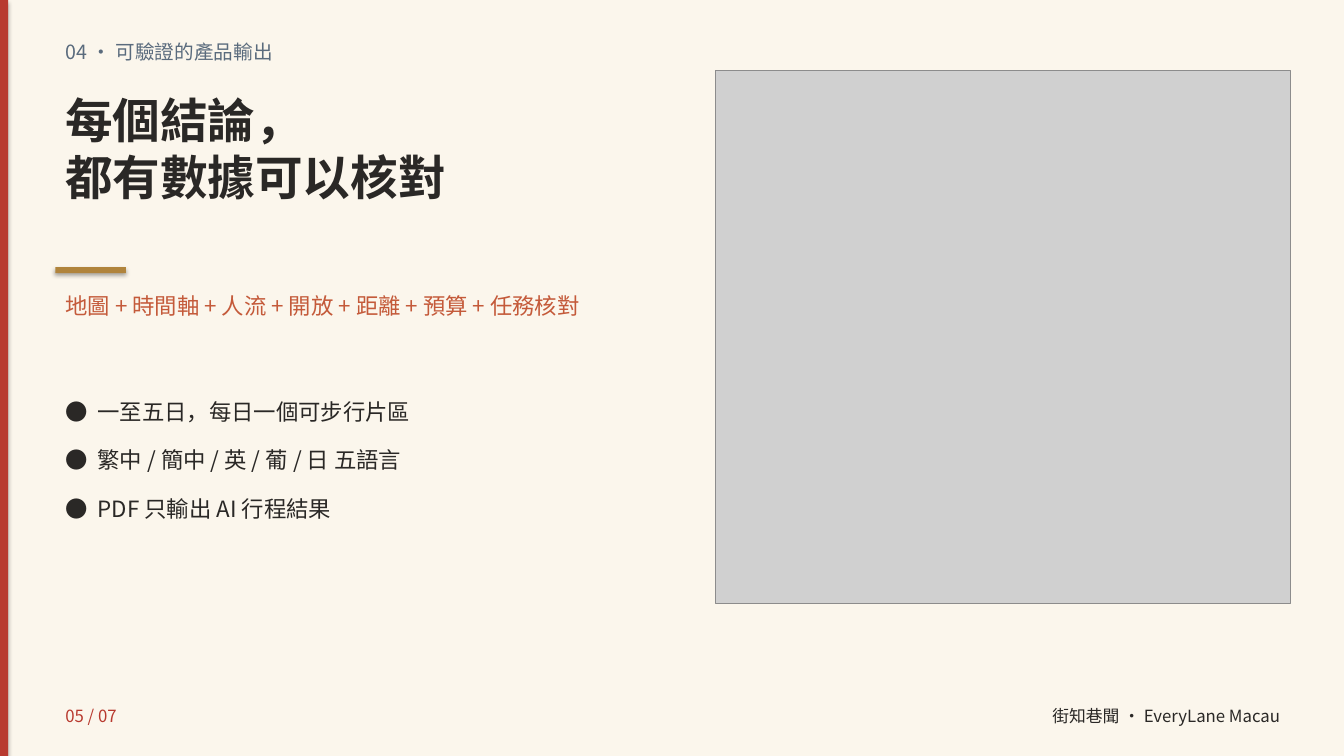
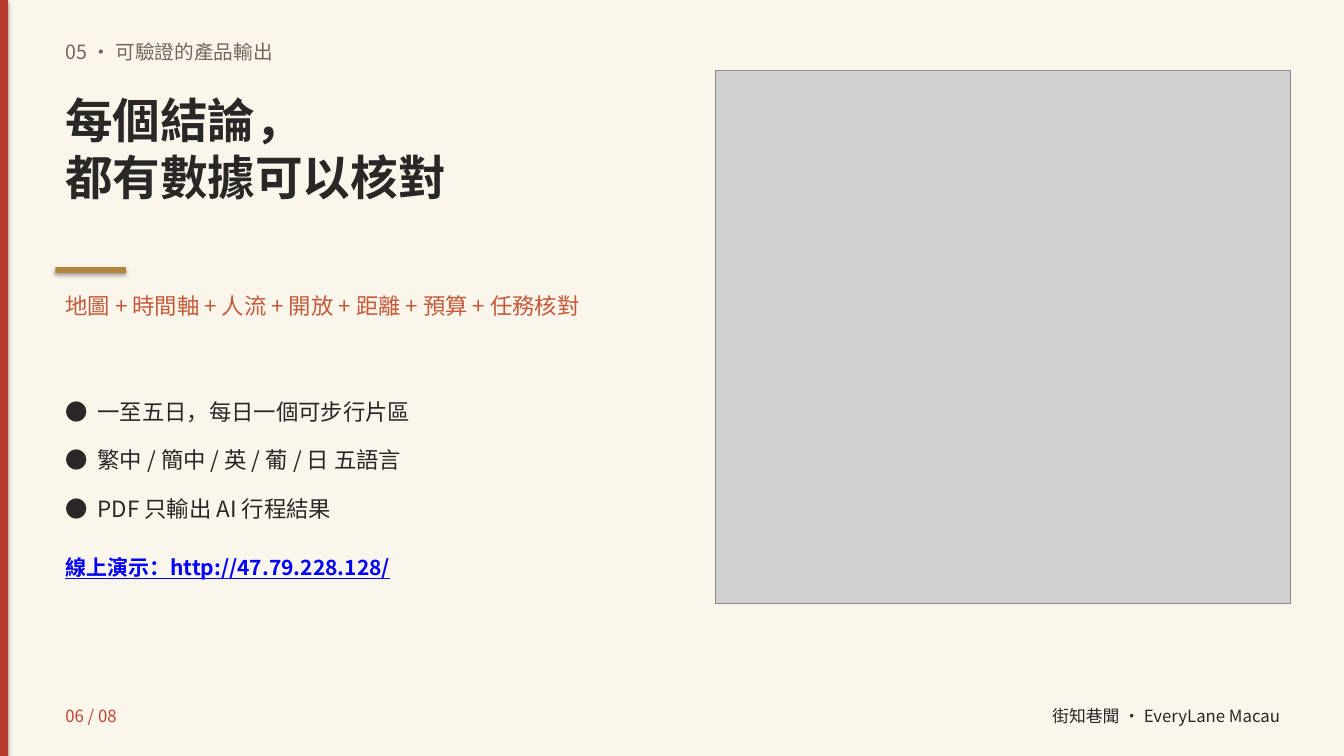
Before and after one commit to Mikey-SI/everylane-macau, a slide deck: slide 6 of docs/團隊介紹視頻_3分鐘_可編輯.pptx (slide 5 before the commit). Drawn at 1344x756 pixels with LibreOffice and Linux fonts; fonts in the diff are those of the drawing; grey boxes stand for pictures. Boxes give left, top, right and bottom in pixels: in the first picture for what was removed or moved away, otherwise in the second. Text is boxed around its words. In the diff, an @@ line names an element or a change of style, - is before the commit and + after.

```diff
--- a/docs/團隊介紹視頻_3分鐘_可編輯.pptx
+++ b/docs/團隊介紹視頻_3分鐘_可編輯.pptx
@@ text at [65,42,273,61]: text changed; text colour #5A6B7D to #706860 @@
-04 · 可驗證的產品輸出
+05 · 可驗證的產品輸出
@@ text added at [65,557,390,580], 15 pt, text #0000FF, bold, underline @@
+線上演示：http://47.79.228.128/
@@ text at [65,709,117,722]: text changed; text colour #B83A2F to #C64331 @@
-05 / 07
+06 / 08
```
Also in this commit, not shown: 6 other slides changed, 1 slide added, 41 other files.
